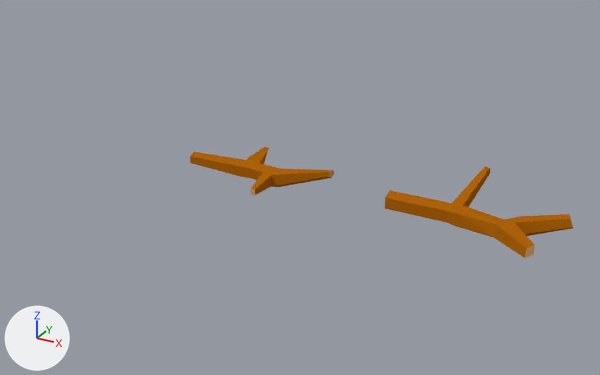
Two versions of the Blender file Klamoa's ForceGame/Assets/Meshes/Branch/Branch.blend, one commit apart.
Before and after are seen from a camera (50 mm lens) standing at (5.07, -4.63, 2.27) and looking at (2.52, 0.01, -0.05). Every picture has the same lights, and +X, +Y and +Z are marked at lower left.

Objects in the first picture: 'Branch', 'Branch_01'.
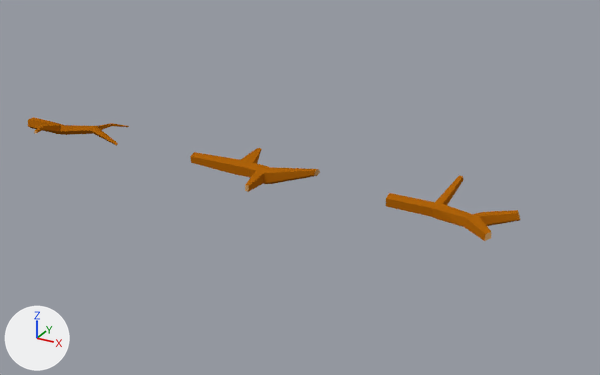
Location of each change, (x1, y1, x2, y2) in pixels of the pictures (600 x 375 px):
'Branch', rescaled (28% narrower, 27% shorter)
    before: (385, 167, 573, 258)
    after: (386, 175, 521, 241)
'Branch_01', rescaled (10% narrower, 10% shorter)
    before: (190, 147, 334, 196)
    after: (190, 148, 320, 192)
'Branch_02', added
    after: (28, 117, 129, 146)

Diff of the bpy script that builds the scene:
```diff
--- a/Klamoa's ForceGame/Assets/Meshes/Branch/Branch.blend.py
+++ b/Klamoa's ForceGame/Assets/Meshes/Branch/Branch.blend.py
@@ me_cylinder_002 @@
+me_cylinder_002.from_pydata(...)  # 50 vertices, 47 faces; spans x -0.46..0.25, y -1.63..1.54, z 0.02..4.87
+me_cylinder_002.materials.append(mat_stone)
@@ ob_branch_01 @@
 ob_branch_01.rotation_euler = (0.0, 1.571, 0.0)  # degrees (0, 90, 0)
-ob_branch_01.scale = (0.127, 0.127, 0.127)
+ob_branch_01.scale = (0.115, 0.115, 0.115)
@@ ob_branch @@
 ob_branch.rotation_euler = (0.0, 1.571, 0.0)  # degrees (0, 90, 0)
-ob_branch.scale = (0.0962, 0.0962, 0.0962)
+ob_branch.scale = (0.0714, 0.0714, 0.0714)
@@ ob_branch_02 @@
+ob_branch_02 = bpy.data.objects.new('Branch_02', me_cylinder_002)
+ob_branch_02.location = (0.0, 0.0, 0.0)
+ob_branch_02.rotation_euler = (0.0, 1.571, 0.0)  # degrees (0, 90, 0)
+ob_branch_02.scale = (0.194, 0.194, 0.194)
```
